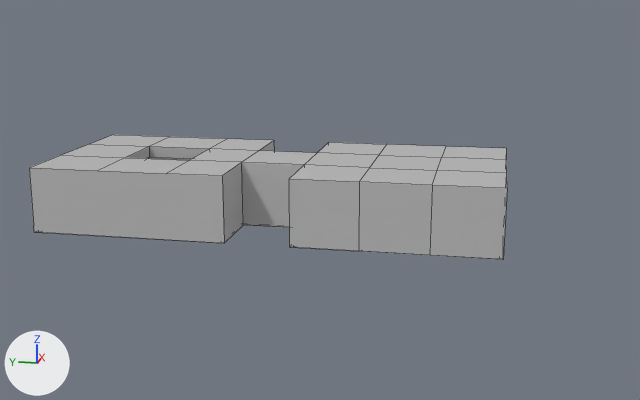
Two versions of the FBX model Assets/Models/intro_building.fbx, one commit apart.
Before and after are seen from a camera (50 mm lens) standing at (-66.9, -6.6, 18.4) and looking at (-0.2, 6.7, 1.8). The axes (+X, +Y, +Z) are drawn at lower left. The lights are the same throughout. Mesh edges are drawn as thin lines. Where no turn or scale is listed for an object, it has been applied to the vertices.

The older version as bpy lines, for what is in view:
```python
me_mesh = bpy.data.meshes.new('Mesh')
me_mesh.from_pydata(...)  # 160 vertices, 168 faces; spans x -750.0..750.0, y -251.0..251.0, z -1745.0..1745.0
me_mesh.materials.append(mat_lambert1)  # grey #bcbcbc
me_mesh_001 = bpy.data.meshes.new('Mesh.001')
me_mesh_001.from_pydata(...)  # a box spanning x -2.1..2.1, y 6.8..13.1, z -0.1..0.1; a box spanning x -7.2..7.2, y 12.6..27.1, z -0.1..0.1; a box spanning x -7.2..7.2, y -7.2..7.2, z -0.1..0.1
me_mesh_001.materials.append(mat_lambert1)  # grey #bcbcbc
ob_pcube3 = bpy.data.objects.new('pCube3', me_mesh)
ob_pcube3.location = (0.0, 9.94, 2.51)
ob_pcube3.rotation_euler = (-1.571, 0.0, -3.142)  # degrees (-90, 0, -180)
ob_pcube3.scale = (-0.01, -0.01, -0.01)
ob_pplane6 = bpy.data.objects.new('pPlane6', me_mesh_001)
ob_pplane6.location = (0.0, 0.0, 0.0)
```
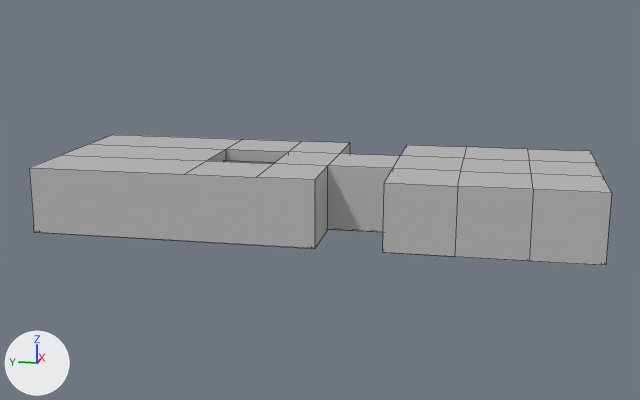
Commit message: edit buildings

What differs and where, as boxes [x1, y1, x2, y2] in the pictures (640 x 400 px):
'pCube3', reshaped (22% wider): before [29, 135, 507, 259]; after [29, 135, 611, 265]
'pPlane6', moved: before [91, 235, 469, 258]; after [91, 235, 589, 265]

The change, as a diff of the scene's bpy script:
```diff
--- a/Assets/Models/intro_building.fbx.py
+++ b/Assets/Models/intro_building.fbx.py
@@ me_mesh @@
 me_mesh.from_pydata(...)  # 160 vertices, 168 faces; spans x -750.0..750.0, y -251.0..251.0, z -1745.0..1745.0
 # used by ob_pcube3; location = (0.0, 9.94, 2.51); rotation_euler = (-1.571, 0.0, -3.142), in degrees (-90, 0, -180); scale = (-0.01, -0.01, -0.01)
+# me_mesh part 1: all 130 vertices in x -750.0..750.0, y -250.0..250.0, z -1745.0..1197.0 are moved by (0.0, 0.0, -672.0)
 me_mesh.materials.append(mat_lambert1)
@@ ob_pplane6 @@
 ob_pplane6 = bpy.data.objects.new('pPlane6', me_mesh_001)
-ob_pplane6.location = (0.0, 0.0, 0.0)
+ob_pplane6.location = (0.0, -6.72, 0.0)
```
